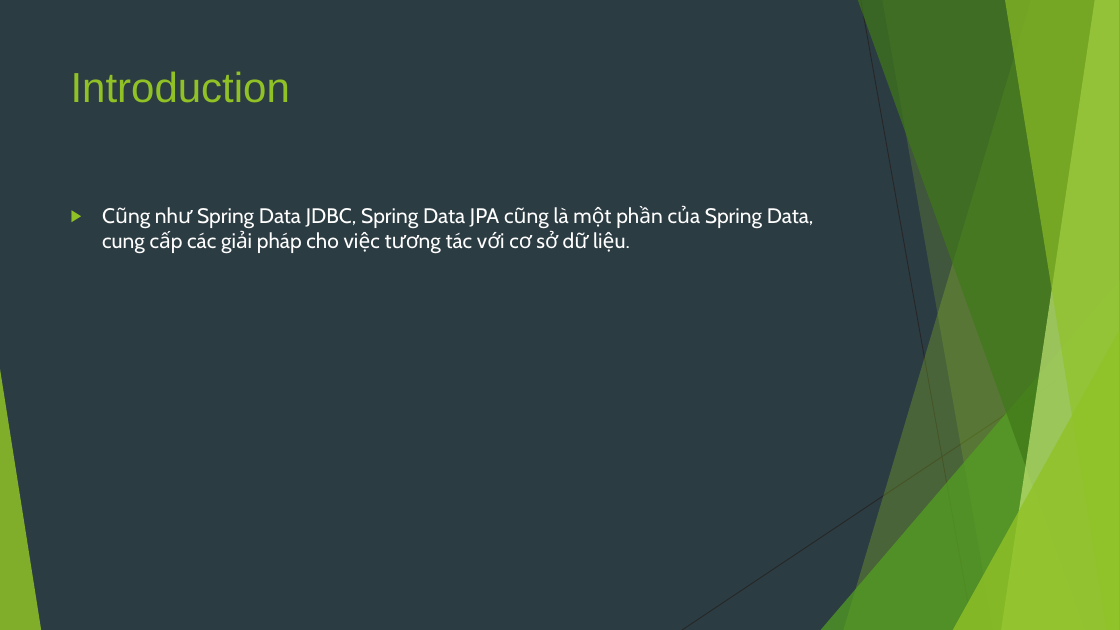
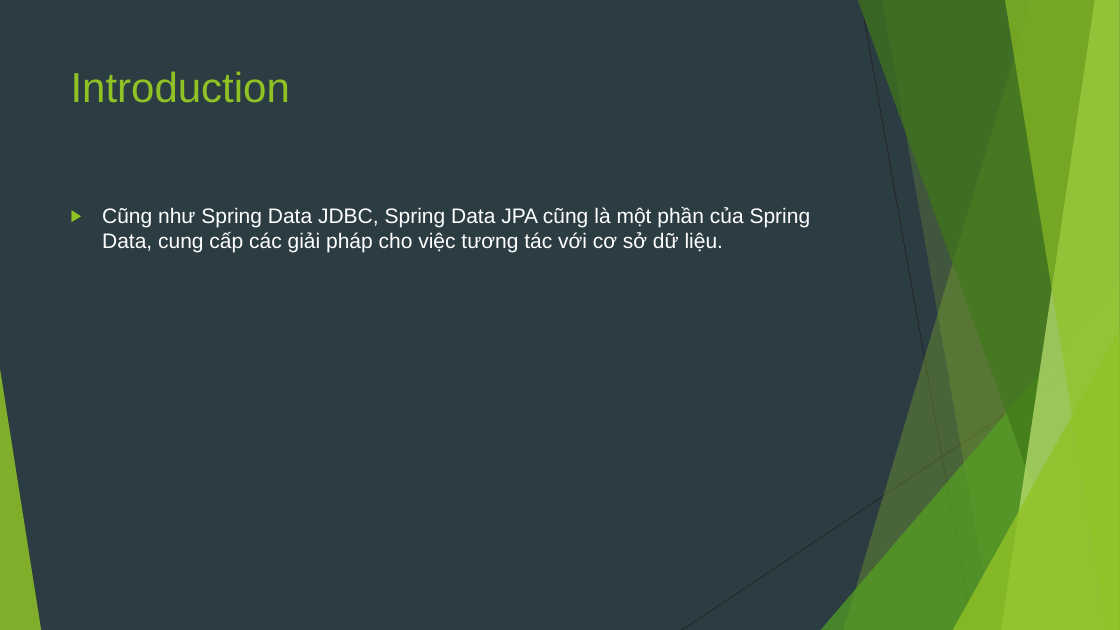
Before and after one commit to sobbingwind/SpringBoot, a slide deck: slide 2 of 07.Spring Data JPA.pptx. Drawn at 1120x630 pixels with LibreOffice and Linux fonts; fonts in the diff are those of the drawing. Boxes give left, top, right and bottom in pixels: in the first picture for what was removed or moved away, otherwise in the second. Text is boxed around its words. In the diff, an @@ line names an element or a change of style, - is before the commit and + after.

```diff
--- a/07.Spring Data JPA.pptx
+++ b/07.Spring Data JPA.pptx
@@ text "Cũng như Spring Data JDBC, ..." at (102, 207, 811, 253): font Cabin to Arial @@
```
Also in this commit, not shown: 4 other slides changed, 16 slides added, 21 slides removed.
